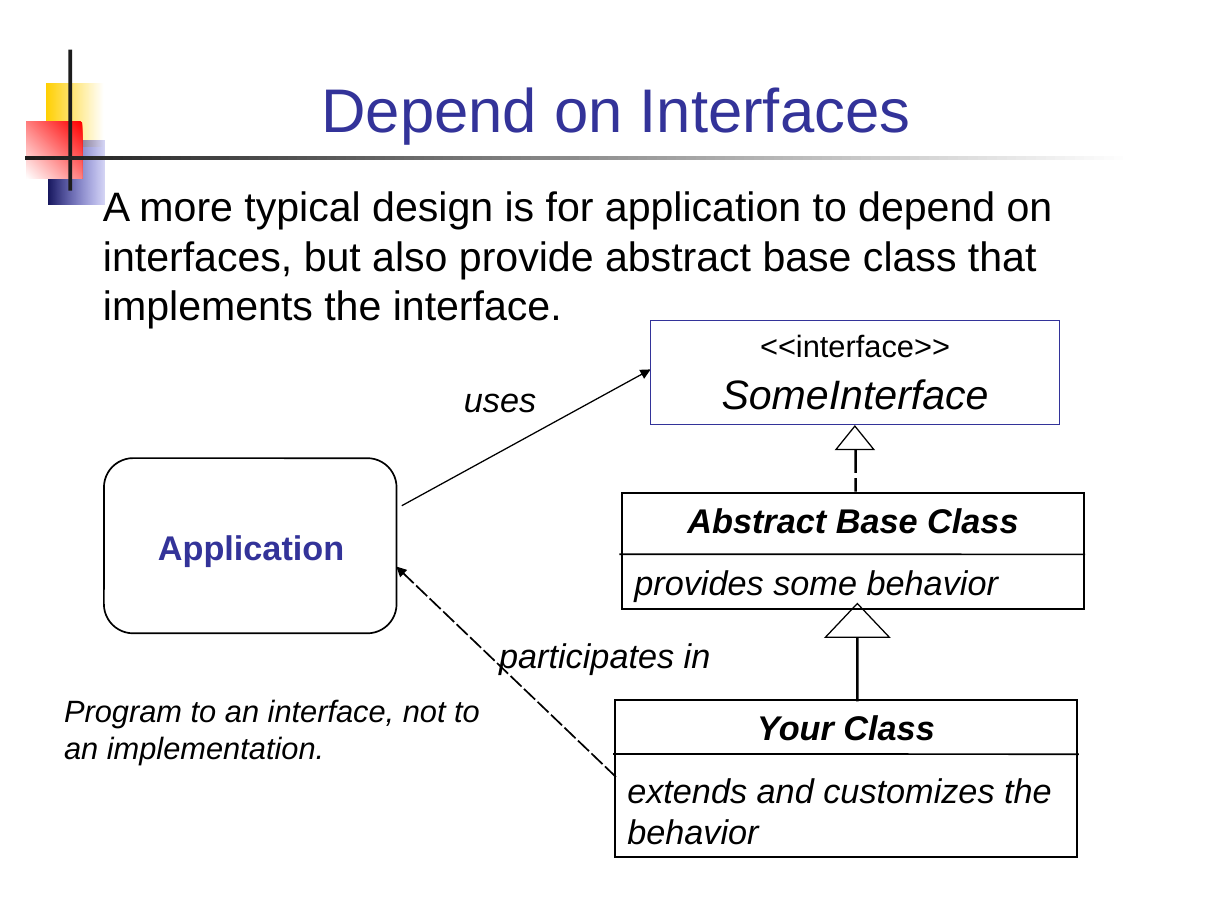
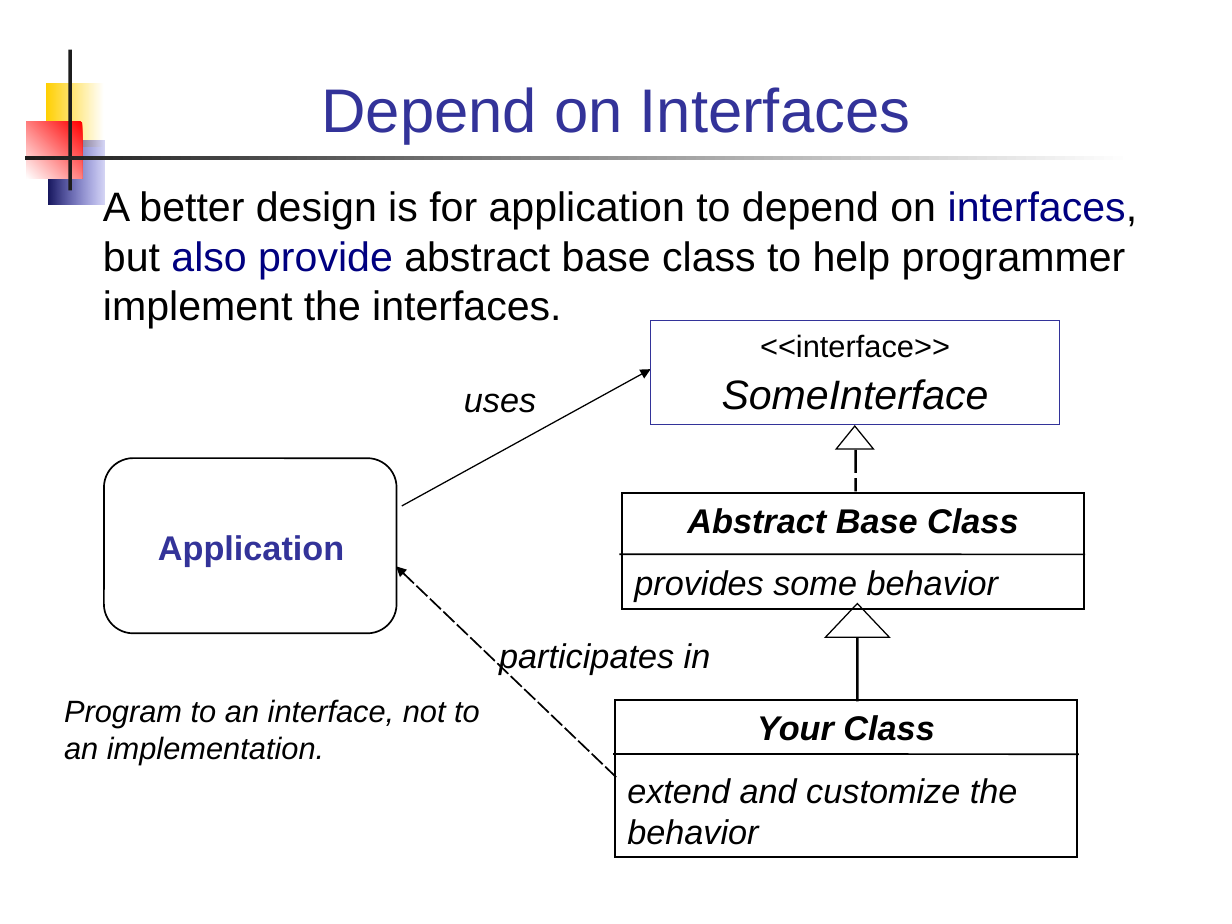
Before and after one commit to skeoop/skeoop.github.io, a slide deck: slide 16 of week4/Inheritance-3-Abstract-Class.ppt. Drawn at 1232x924 pixels with LibreOffice and Linux fonts; fonts in the diff are those of the drawing. Boxes give left, top, right and bottom in pixels: in the first picture for what was removed or moved away, otherwise in the second. Text is boxed around its words. In the diff, an @@ line names an element or a change of style, - is before the commit and + after.

```diff
--- a/week4/Inheritance-3-Abstract-Class.ppt
+++ b/week4/Inheritance-3-Abstract-Class.ppt
@@ text at (x1=103, y1=189, x2=1137, y2=328): text changed @@
-A more typical design is for application to depend on interfaces, but also provide abstract base class that implements the interface.
+A better design is for application to depend on interfaces, but also provide abstract base class to help programmer implement the interfaces.
@@ text in rectangle at (x1=627, y1=778, x2=1018, y2=845): text changed @@
-extends and customizes the behavior
+extend and customize the behavior
```
Also in this commit, not shown: 7 other slides changed, 3 other files.
